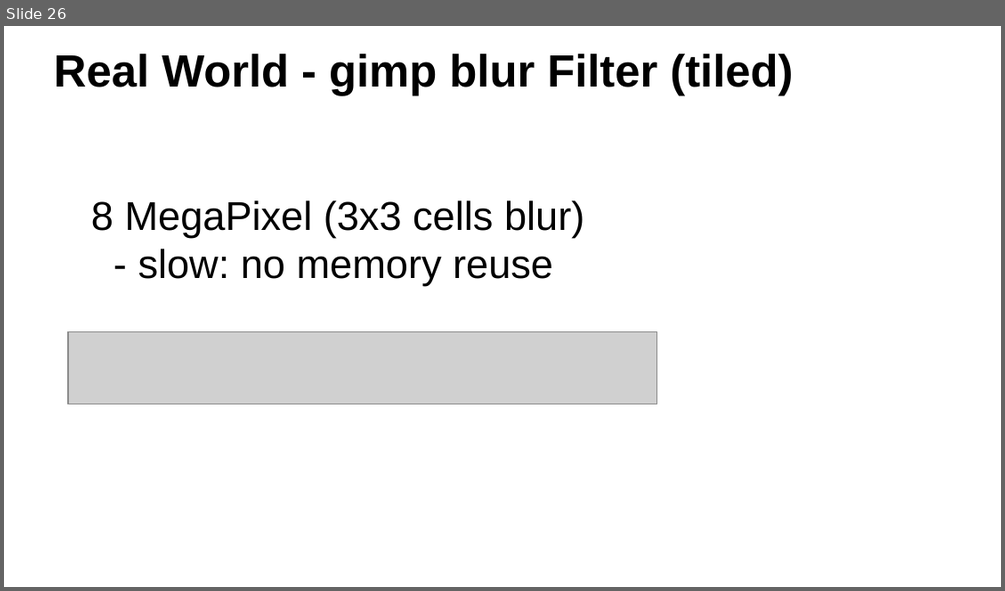
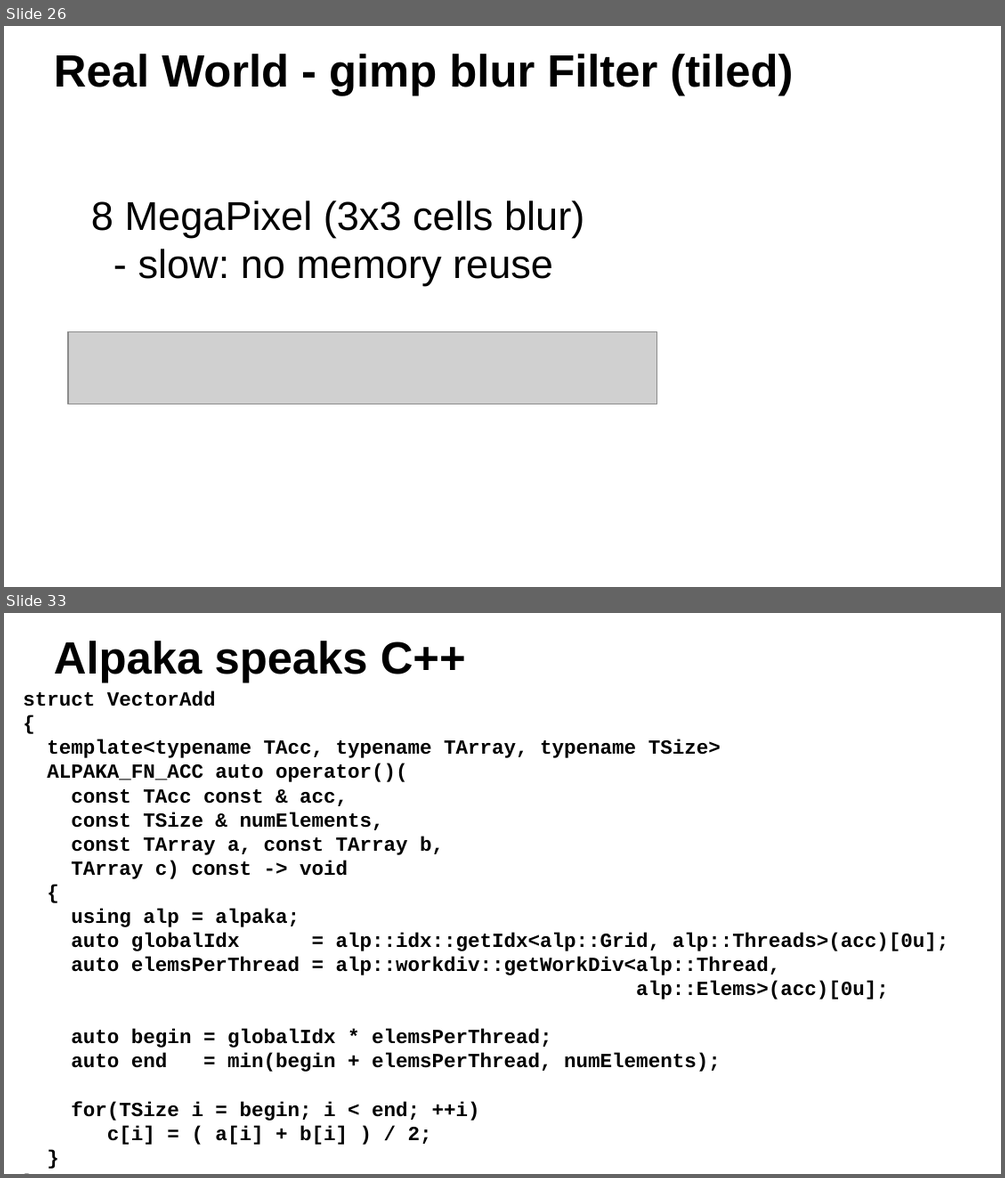
Before and after one commit to ax3l/datenspuren_2016, a slide deck: Slides.odp. Shown one above the other, each under a label of ours: slide 26 before the commit, slides 26 and 33 after it; the slides between them are not shown. The pictures are 1005x591 and 1005x1178 pixels, drawn with LibreOffice and Linux fonts; fonts in the diff are those of the drawing; grey boxes stand for pictures; background and template pictures are left out. Boxes give left, top, right and bottom in pixels: in the first picture for what was removed or moved away, otherwise in the second. Text is boxed around its words. In the diff, an @@ line names an element or a change of style, - is before the commit and + after.

Commit message:
more slides
- openmp 4.5
- openacc
- alpaka

```diff
--- a/Slides.odp
+++ b/Slides.odp
@@ slide 33 added at box(4, 613, 1001, 1174), background #FFFFFF @@
@@ title added at box(54, 641, 466, 683), 36 pt, text #000000, bold @@
+Alpaka speaks C++
@@ text added at box(23, 691, 949, 1144), 16 pt, text #000000, bold @@
+struct VectorAdd
+{
+template<typename TAcc, typename TArray, typename TSize>
+ALPAKA_FN_ACC auto operator()(
+const TAcc const & acc,
+const TSize & numElements,
+const TArray a, const TArray b,
+TArray c) const -> void
+{
+using alp = alpaka;
+auto globalIdx = alp::idx::getIdx<alp::Grid, alp::Threads>(acc)[0u];
+auto elemsPerThread = alp::workdiv::getWorkDiv<alp::Thread,
+alp::Elems>(acc)[0u];
+auto begin = globalIdx * elemsPerThread;
+auto end = min(begin + elemsPerThread, numElements);
+for(TSize i = begin; i < end; ++i)
+c[i] = ( a[i] + b[i] ) / 2;
+}
+};
@@ rectangle added at box(15, 1111, 987, 1161), fill #FFFFFF, outline #FFFFFF 0 pt @@
```
Also in this commit, not shown: 6 slides changed, 7 other slides added.
